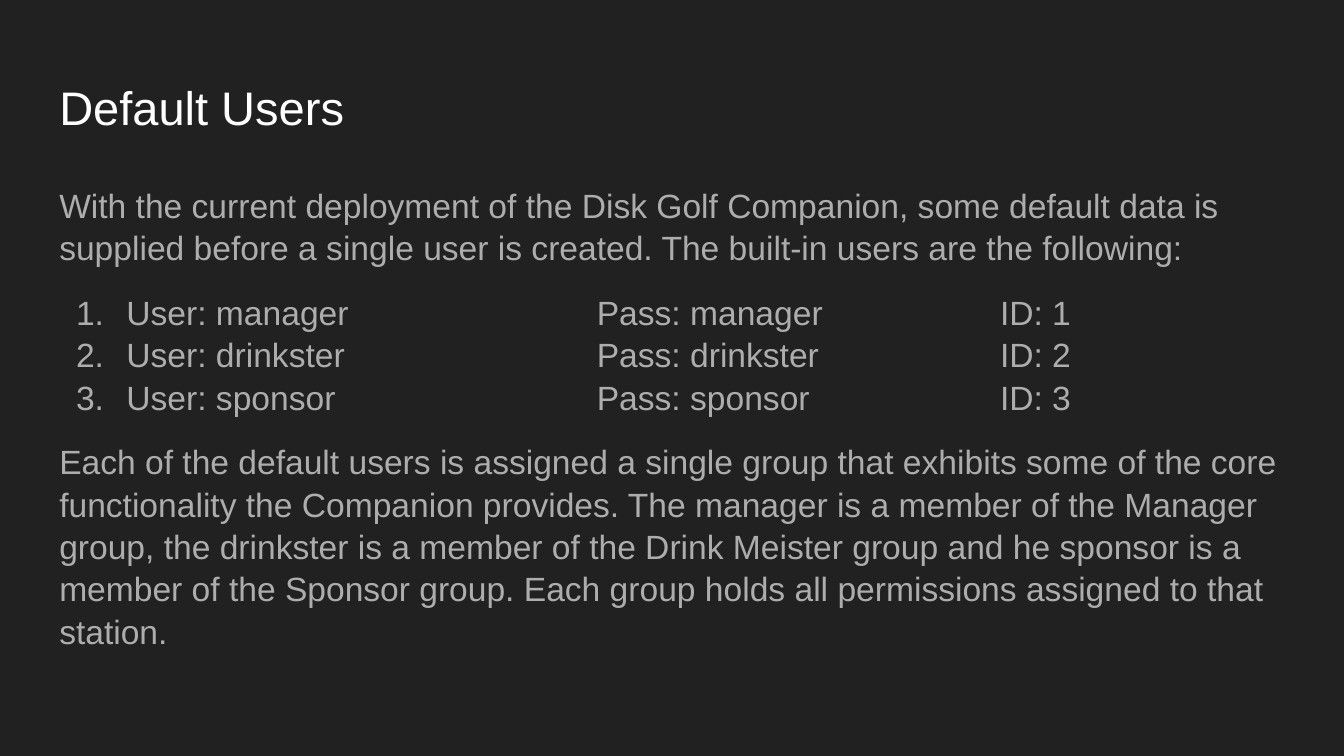
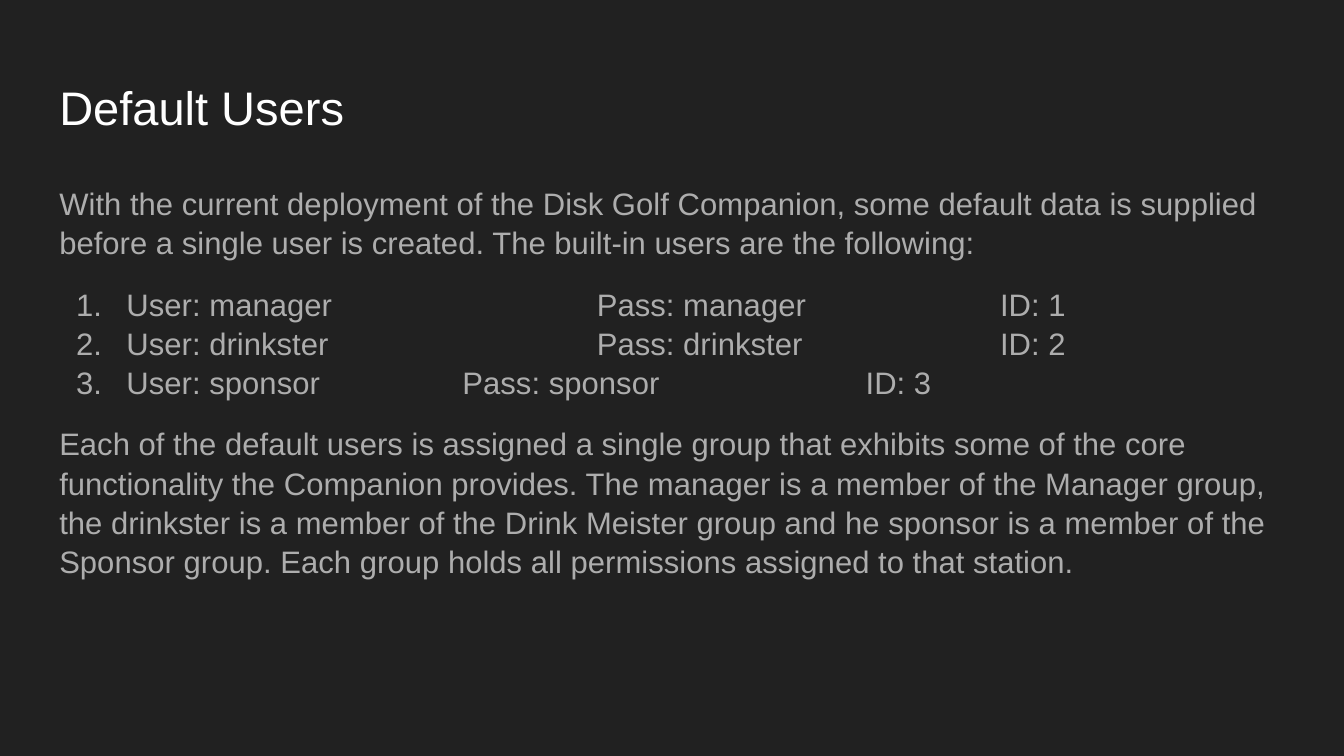
Before and after one commit to sbeckstrand/cs-3450-disk-golf, a slide deck: slide 4 of docs/presentation/CS3240 WebApp Presentation.pptx. Drawn at 1344x756 pixels with LibreOffice and Linux fonts; fonts in the diff are those of the drawing. Boxes give left, top, right and bottom in pixels: in the first picture for what was removed or moved away, otherwise in the second. Text is boxed around its words. In the diff, an @@ line names an element or a change of style, - is before the commit and + after.

```diff
--- a/docs/presentation/CS3240 WebApp Presentation.pptx
+++ b/docs/presentation/CS3240 WebApp Presentation.pptx
@@ text "With the current deployment of ..." at (59, 192, 1265, 579): size 18 to 16.6 pt @@
```
Also in this commit, not shown: 2 other slides changed, 2 slides added, 1 other file.
